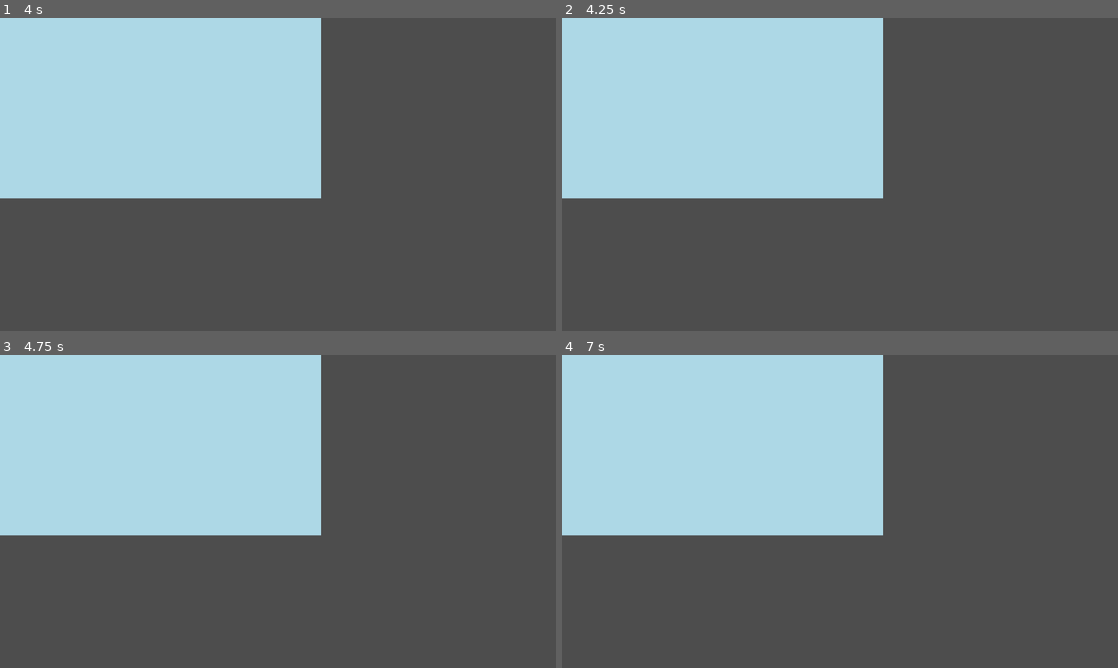
Above: before the commit, frames 1-4 (two rows, left to right).
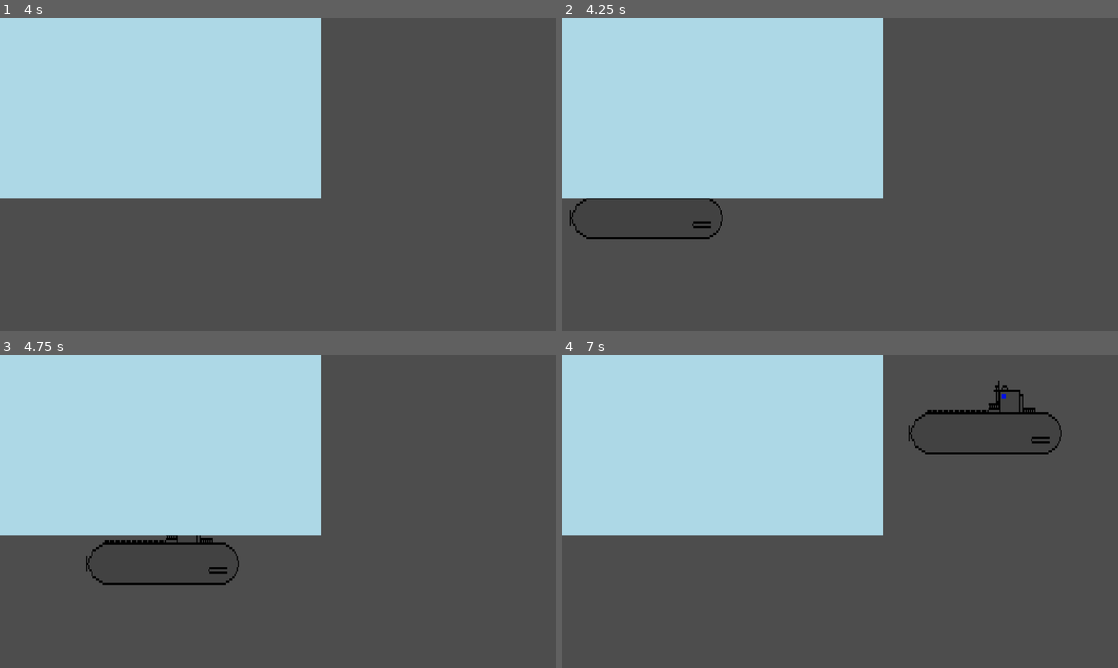
Above: after the commit, the same moments.

Repository: aleppik1/Gamejam
Game: Godot game, scene res://scenes/game.tscn
Same seed, same stepped clock (60 frames per second), same inputs: the game is played once before the commit and once after it.
Inputs:
- Up to frame 1 (4 s): tap Enter at 0.5, 2, 3.5 s; hold W (up) 0.53-2.03 s; tap Space at 1.25, 2.75 s; hold A (left) 2.03-3.53 s; hold S (down) from 3.53 s (still down)
- Up to frame 2 (4.25 s): keep holding S (down)
- Up to frame 3 (4.75 s): release S (down) at 4.28 s; hold D (right) from 4.28 s (still down)
- Up to frame 4 (7 s): release D (right) at 5.03 s; hold W (up) 5.03-5.78 s; tap Space at 5.75 s; hold D (right) from 5.78 s (still down)

Frame 1 is identical in both runs. In frame 2, 0.4% of the frame differs, in the area x 1-29%, y 57-71%; in frame 3, 0.7%; in frame 4, 0.8%, in the area x 62-90%, y 8-32%.

Commit message:
some basic screen restriction

Diff:
--- a/scritps/player.gd
+++ b/scritps/player.gd
@@ -1,6 +1,7 @@
 extends CharacterBody2D
 
 @export var speed = 400
+
 
 func get_input():
 	var input_direction = Input.get_vector("left", "right", "up", "down")
@@ -8,4 +9,15 @@
 
 func _physics_process(delta):
 	get_input()
+
 	move_and_slide()
+	var screen_size = get_viewport_rect().size
+	print(global_position.y)
+	if global_position.x > 1280:
+		global_position.x = 1280;
+	elif global_position.x < 0:
+		global_position.x = 0;
+	elif global_position.y < 40:
+		global_position.y = 40;
+	elif global_position.y > 2000:
+		global_position.y = 2000;
